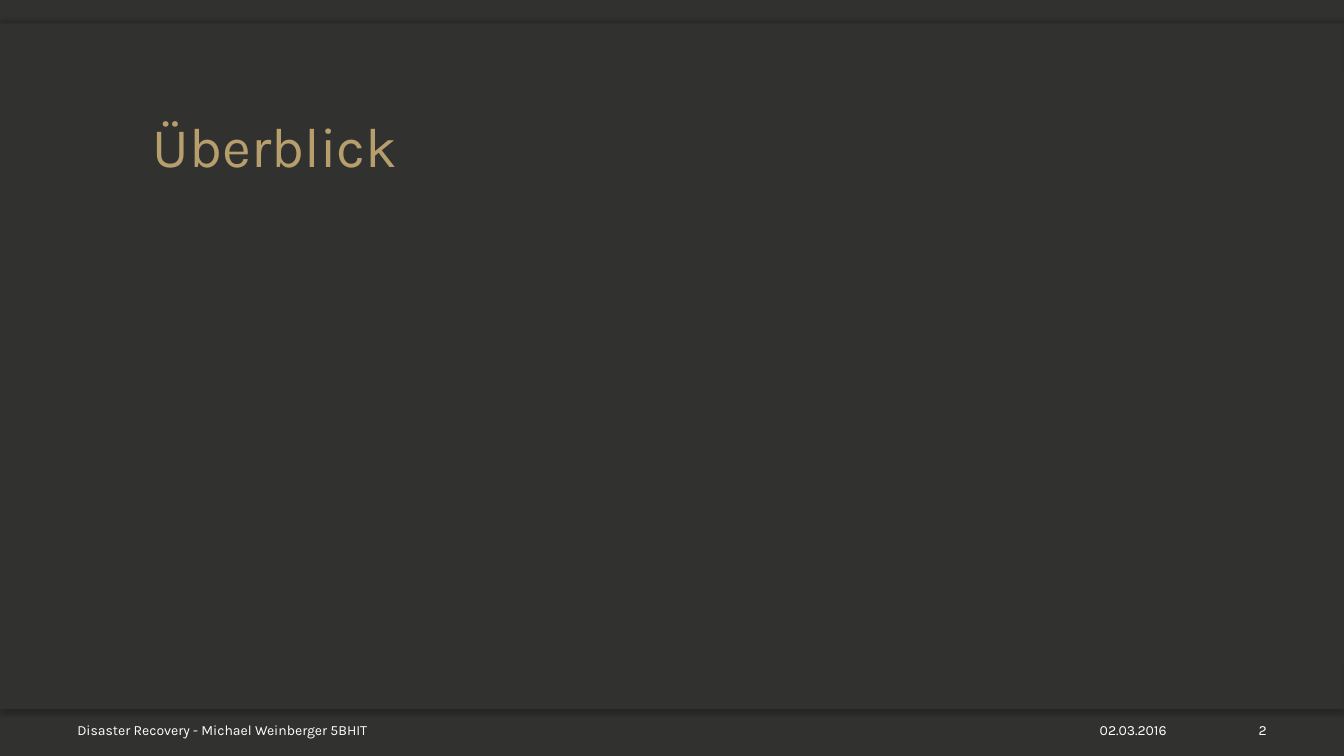
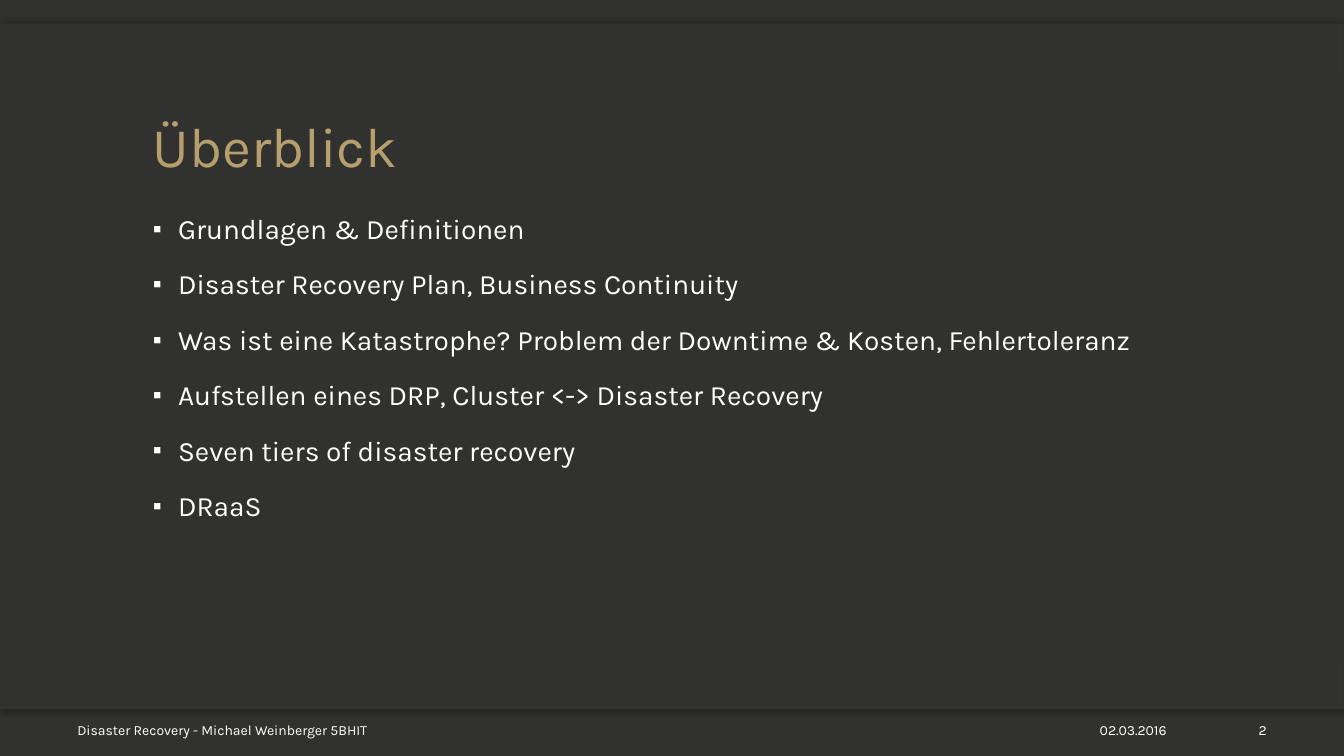
Before and after one commit to mweinberger-tgm/SYT-Referat, a slide deck: slide 2 of Disaster-Recovery_Weinb_5BHIT.pptx. Drawn at 1344x756 pixels with LibreOffice and Linux fonts; fonts in the diff are those of the drawing; background and template pictures are left out. Boxes give left, top, right and bottom in pixels: in the first picture for what was removed or moved away, otherwise in the second. Text is boxed around its words. In the diff, an @@ line names an element or a change of style, - is before the commit and + after.

```diff
--- a/Disaster-Recovery_Weinb_5BHIT.pptx
+++ b/Disaster-Recovery_Weinb_5BHIT.pptx
@@ text added at [178,219,1130,517], 20 pt, text #FFFFFF @@
+▪ Grundlagen & Definitionen
+▪ Disaster Recovery Plan, Business Continuity
+▪ Was ist eine Katastrophe? Problem der Downtime & Kosten, Fehlertoleranz
+▪ Aufstellen eines DRP, Cluster <-> Disaster Recovery
+▪ Seven tiers of disaster recovery
+▪ DRaaS
```
Also in this commit, not shown: 1 other slide changed, 17 slides added, 1 other file.
